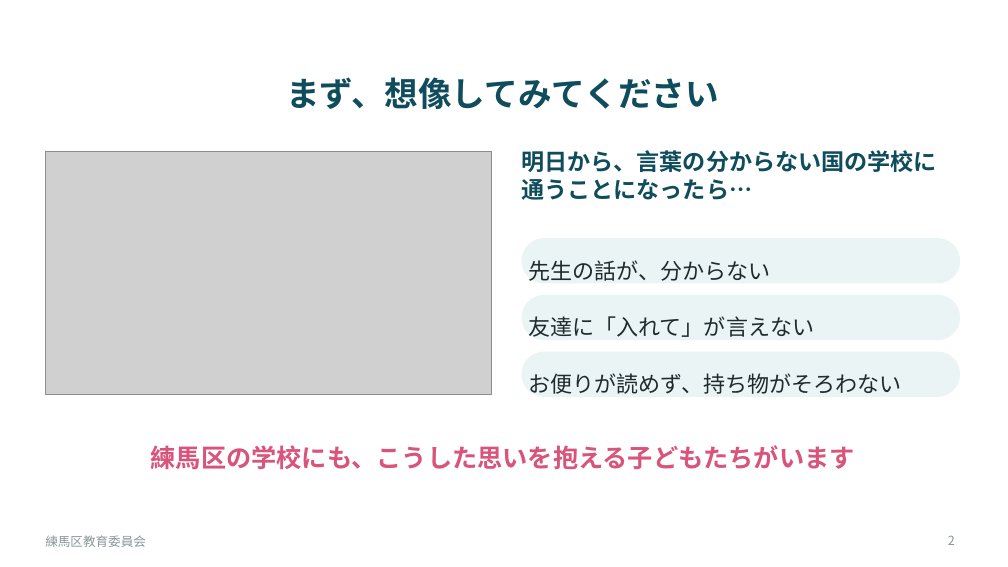
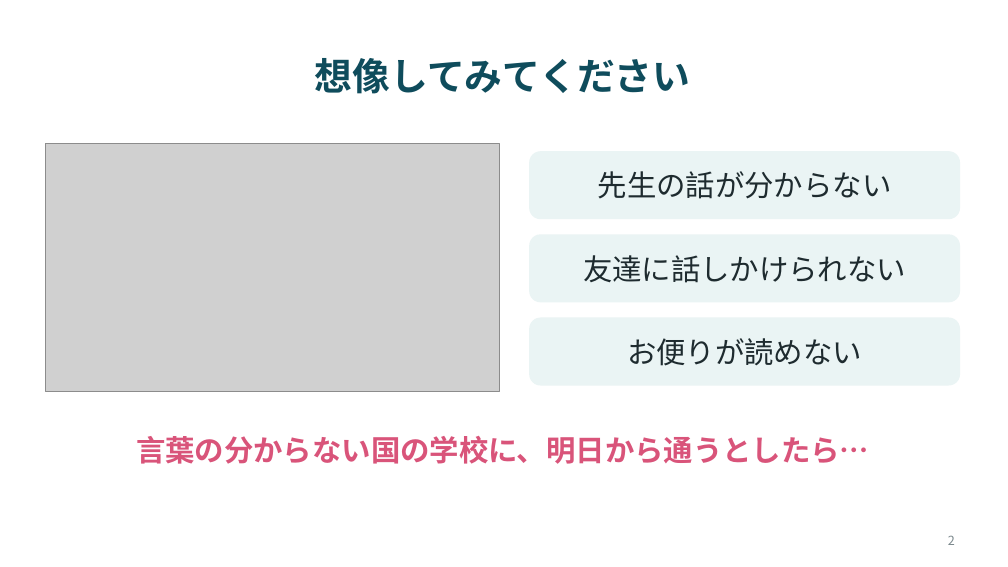
Before and after one commit to contynet730-star/con30, a slide deck: slide 2 of 民生児童委員研修/外国にルーツを持つ子どもたちと学校_R081125.pptx. Drawn at 1008x567 pixels with LibreOffice and Linux fonts; fonts in the diff are those of the drawing; grey boxes stand for pictures. Boxes give left, top, right and bottom in pixels: in the first picture for what was removed or moved away, otherwise in the second. Text is boxed around its words. In the diff, an @@ line names an element or a change of style, - is before the commit and + after.

```diff
--- a/民生児童委員研修/外国にルーツを持つ子どもたちと学校_R081125.pptx
+++ b/民生児童委員研修/外国にルーツを持つ子どもたちと学校_R081125.pptx
@@ title at [315, 58, 691, 94]: text changed; size 32 to 36 pt @@
-まず、想像してみてください
+想像してみてください
@@ picture: place and size @@
-picture at [45, 151, 492, 395]
+picture at [45, 144, 499, 392]
@@ rounded rectangle "先生の話が分からない": place and size @@
-rounded rectangle "先生の話が分からない" at [522, 150, 937, 200]
+rounded rectangle "先生の話が分からない" at [529, 151, 960, 219]
@@ rounded rectangle "先生の話が分からない" at [529, 151, 960, 219]: vertical alignment top to middle; fill none to #EAF4F4 @@
@@ text in rounded rectangle at [598, 171, 892, 199]: text changed; size 22 to 28 pt; text colour #0F4C5C to #1E2B2F; bold off @@
-明日から、言葉の分からない国の学校に
-通うことになったら…
+先生の話が分からない
@@ rounded rectangle "友達に話しかけられない": place and size @@
-rounded rectangle "友達に話しかけられない" at [522, 238, 960, 284]
+rounded rectangle "友達に話しかけられない" at [529, 234, 960, 302]
@@ rounded rectangle "友達に話しかけられない" at [529, 234, 960, 302]: proportions changed @@
@@ text in rounded rectangle at [583, 255, 906, 283]: text changed; size 21 to 28 pt @@
-先生の話が、分からない
+友達に話しかけられない
@@ rounded rectangle "お便りが読めない" at [529, 318, 960, 386]: proportions changed @@
@@ rounded rectangle "お便りが読めない": place and size @@
-rounded rectangle "お便りが読めない" at [522, 295, 960, 340]
+rounded rectangle "お便りが読めない" at [529, 318, 960, 386]
@@ rounded rectangle removed at [522, 352, 960, 397] @@
-お便りが読めず、持ち物がそろわない
@@ text in rounded rectangle at [627, 338, 862, 366]: text changed; size 21 to 28 pt @@
-友達に「入れて」が言えない
+お便りが読めない
@@ text at [136, 436, 869, 464]: text changed; size 24 to 28 pt @@
-練馬区の学校にも、こうした思いを抱える子どもたちがいます
+言葉の分からない国の学校に、明日から通うとしたら…
@@ text removed at [45, 535, 146, 547] @@
-練馬区教育委員会
```
Also in this commit, not shown: 15 other slides changed, 5 slides added, 4 slides removed, 1 other file.
